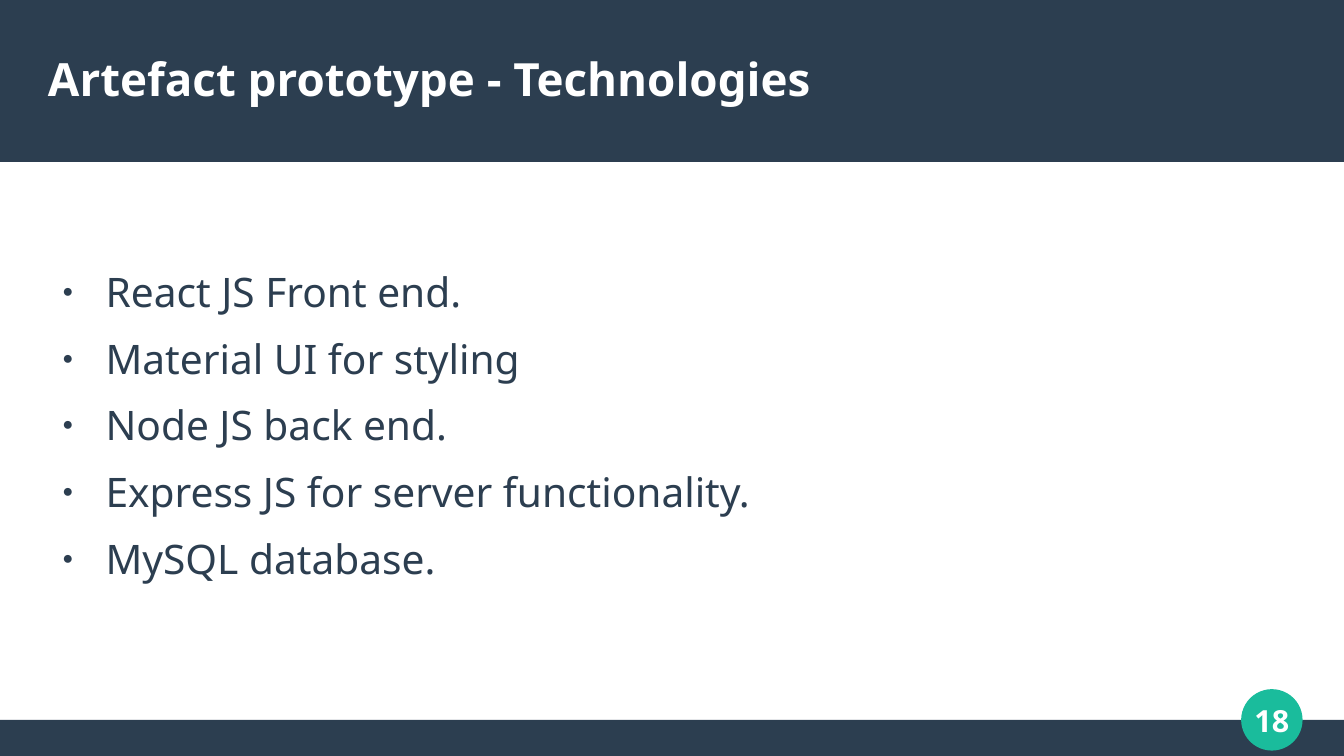
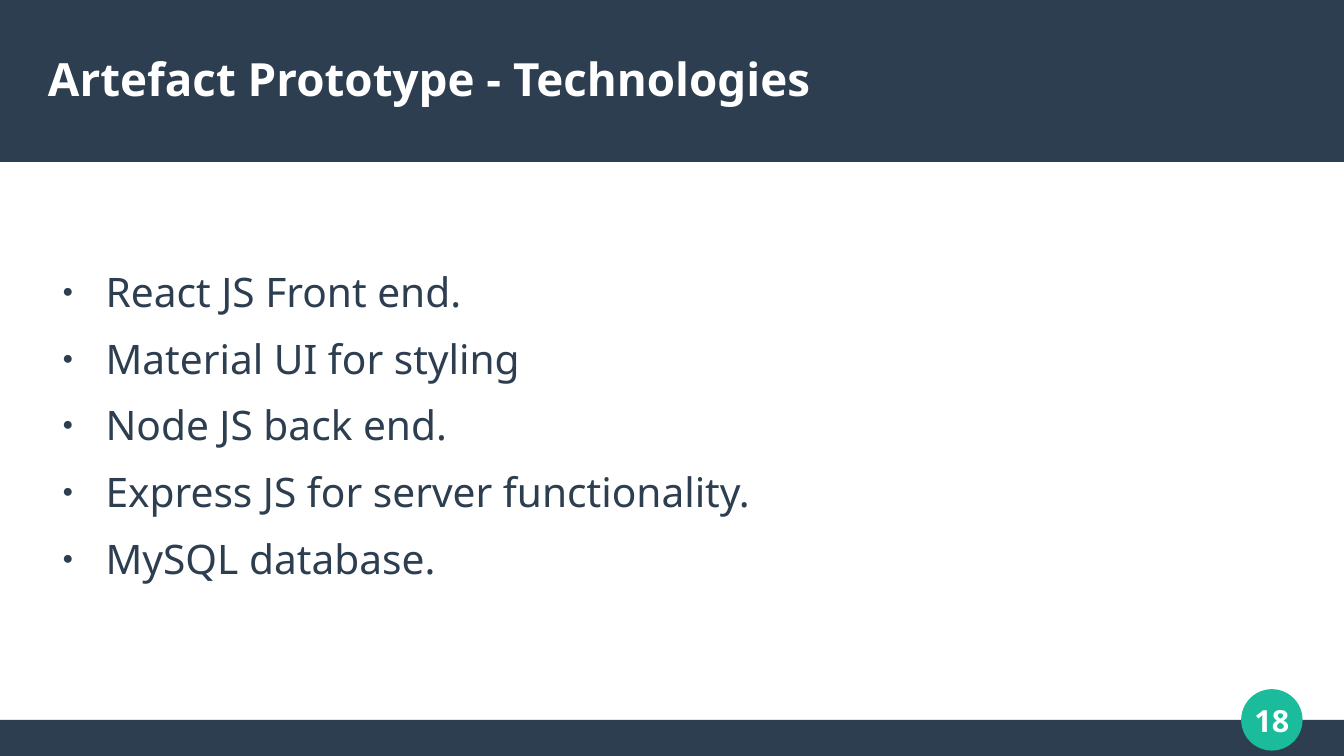
Before and after one commit to dannydaley/myUniSocial, a slide deck: slide 18 of Documentation/COMP320 PRESENTATION.odp. Drawn at 1344x756 pixels with LibreOffice and Linux fonts; fonts in the diff are those of the drawing. Boxes give left, top, right and bottom in pixels: in the first picture for what was removed or moved away, otherwise in the second. Text is boxed around its words. In the diff, an @@ line names an element or a change of style, - is before the commit and + after.

```diff
--- a/Documentation/COMP320 PRESENTATION.odp
+++ b/Documentation/COMP320 PRESENTATION.odp
@@ title at bbox=[48, 61, 810, 107]: text changed @@
-Artefact prototype - Technologies
+Artefact Prototype - Technologies
```
Also in this commit, not shown: 16 other slides changed, 2 other files.
